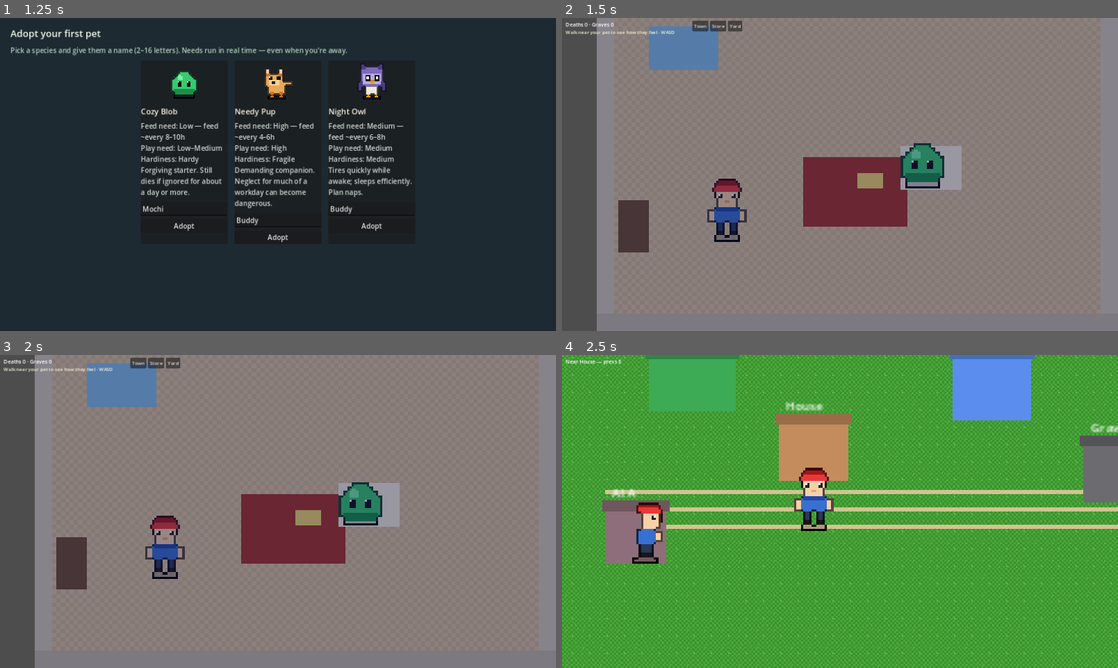
Above: before the commit, frames 1-4 (two rows, left to right).
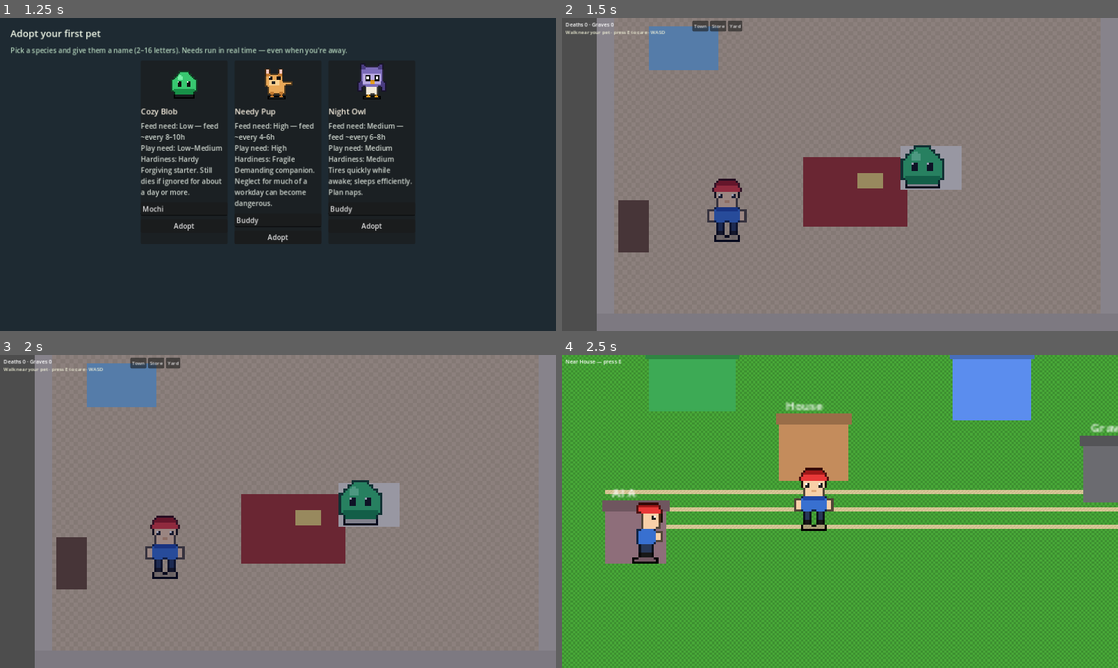
Above: after the commit, the same moments.

Repository: i-apologise/real-time-virtual-pet
Game: Godot game, scene res://scenes/main.tscn
Same seed, same stepped clock (60 frames per second), same inputs: the game is played once before the commit and once after it.
Inputs:
- Up to frame 1 (1.25 s): click "Got it — Adopt a Pet" at 0.5 s
- Up to frame 2 (1.5 s): click "Adopt" at 1.25 s
- Up to frame 3 (2 s): no input
- Up to frame 4 (2.5 s): click "Town" at 2 s

Frame 1 is identical in both runs. In frame 2, 0.3% of the frame differs, in the area x 8-69%, y 4-54%; in frame 3, 0.3%; in frame 4, 1.6%, in the area x 0-100%, y 0-100%.

Commit message:
feat: E-to-care menu, action anim frames, realistic dead pets + roadmap
- Near pet: press E to open care menu (1-6 only then); Esc closes
- Distinct trainer action sprites: feed/play/clean/sleep/wake/dig
- Slime reaction anims for eat/play/clean/sleep
- Dead poses: side-lying body, X-eyes, limp limbs, spirit mote
- Design roadmap: docs/design-presentation-quality-roadmap.md

Diff:
--- a/scenes/habitat/habitat.gd
+++ b/scenes/habitat/habitat.gd
@@ -35,6 +35,7 @@
 var _pet_stats_bg: Polygon2D
 var _pet_stats_label: Label
 var _near_pet: bool = false
+var _care_menu_open: bool = false
 
 
 func _ready() -> void:
@@ -268,7 +269,7 @@
 	_hint.position = Vector2(8, 24)
 	_hint.add_theme_font_size_override("font_size", 11)
 	_hint.add_theme_color_override("font_color", Color(0.95, 0.95, 0.85))
-	_hint.text = "WASD move · near pet to see needs · 1-6 care"
+	_hint.text = "WASD move · walk near pet · press E to care"
 	layer.add_child(_hint)
 
 	_toast = Label.new()
@@ -277,19 +278,22 @@
 	_toast.modulate = Color(1, 1, 0.6)
 	layer.add_child(_toast)
 
-	# Action bar only when near pet (and alive)
+	# Care menu: only after pressing E while near pet (not always-on)
 	_action_row = HBoxContainer.new()
-	_action_row.position = Vector2(8, 280)
+	_action_row.position = Vector2(8, 260)
 	_action_row.add_theme_constant_override("separation", 4)
 	_action_row.visible = false
 	layer.add_child(_action_row)
-	var labels := ["1 Feed", "2 Walk", "3 Play", "4 Clean", "5 Sleep", "6 Wake"]
-	var actions := ["feed", "walk", "play", "clean", "sleep", "wake"]
+	var labels := ["1 Feed", "2 Walk", "3 Play", "4 Clean", "5 Sleep", "6 Wake", "Esc Close"]
+	var actions := ["feed", "walk", "play", "clean", "sleep", "wake", "close"]
 	for i in actions.size():
 		var btn := Button.new()
 		btn.text = labels[i]
 		btn.add_theme_font_size_override("font_size", 11)
-		btn.pressed.connect(_on_care.bind(StringName(actions[i])))
+		if actions[i] == "close":
+			btn.pressed.connect(_close_care_menu)
+		else:
+			btn.pressed.connect(_on_care.bind(StringName(actions[i])))
 		_action_row.add_child(btn)
 
 	var nav := HBoxContainer.new()
@@ -375,26 +379,56 @@
 			var r: Dictionary = PetController.complete_burial("")
 			_show_toast("Buried." if r.get("ok", false) else str(r.get("reason", "")))
 			_refresh_all()
-	# door exit (left side gap)
-	if _human and _human.position.x < 40.0 and _human.position.y > 200.0:
-		if Input.is_action_just_pressed("interact"):
+	# E: open care when near pet; else town door
+	if Input.is_action_just_pressed("interact"):
+		if _near_pet and PetController.active_pet != null and str(PetController.active_pet.life_state) != "DEAD":
+			if _care_menu_open:
+				_close_care_menu()
+			else:
+				_open_care_menu()
+		elif _human and _human.position.x < 40.0 and _human.position.y > 200.0:
 			SceneRouter.go("town")
+
+
+func _close_care_menu() -> void:
+	_care_menu_open = false
+	if _action_row:
+		_action_row.visible = false
+
+
+func _open_care_menu() -> void:
+	if not _near_pet or PetController.active_pet == null:
+		_show_toast("Get closer to your pet, then press E")
+		return
+	var life := str(PetController.active_pet.life_state)
+	if life == "DEAD":
+		_show_toast("Your pet has passed — use Dig Grave")
+		return
+	_care_menu_open = true
+	_action_row.visible = true
+	_show_toast("Choose a care action")
 
 
 func _update_near_pet_ui() -> void:
 	if _human == null or _pet == null or not _pet.visible:
 		_near_pet = false
 		_pet_stats_root.visible = false
-		_action_row.visible = false
+		if not _care_menu_open and _action_row:
+			_action_row.visible = false
 		return
 	var dist := _human.global_position.distance_to(_pet.global_position)
 	_near_pet = dist <= NEAR_PET_DIST and PetController.active_pet != null
 	var life := ""
 	if PetController.active_pet:
 		life = str(PetController.active_pet.life_state)
+	# Leave care range → close menu
+	if not _near_pet and _care_menu_open:
+		_close_care_menu()
 	_pet_stats_root.visible = _near_pet and life != "DEAD"
-	_action_row.visible = _near_pet and life != "DEAD" and life != ""
-	if _near_pet and PetController.active_pet:
+	# Action bar only when menu opened with E (not merely near)
+	if _action_row and not _care_menu_open:
+		_action_row.visible = false
+	if _near_pet and PetController.active_pet and life != "DEAD":
 		_pet_stats_root.global_position = _pet.global_position
 		var p = PetController.active_pet
 		var cond := _condition_from_pet(p)
@@ -406,18 +440,22 @@
 			int(p.hygiene),
 			cond,
 		]
-		if _near_pet:
-			_hint.text = "Near %s — 1-6 to care · body shows how they feel" % p.name
+		_hint.text = "Near %s — press E to care (then 1-6)" % p.name
 	elif PetController.active_pet == null:
 		_hint.text = "Adopt a pet · WASD · E at door for town"
+	elif life == "DEAD":
+		_hint.text = "Your pet has passed — hold Dig Grave"
 	else:
-		_hint.text = "Walk near your pet to see how they feel · WASD"
+		_hint.text = "Walk near your pet · press E to care · WASD"
 
 
 func _unhandled_input(event: InputEvent) -> void:
 	if not (event is InputEventKey and event.pressed and not event.echo):
 		return
 	var k := event as InputEventKey
+	if k.keycode == KEY_ESCAPE:
+		_close_care_menu()
+		return
 	if k.keycode == KEY_F3:
 		_debug_visible = not _debug_visible
 		_debug.visible = _debug_visible
@@ -428,23 +466,28 @@
 		_dbg(3.0 * 86400.0)
 	elif k.keycode == KEY_F9:
 		_dbg(2.0 * 3600.0)
-	elif k.keycode == KEY_1:
+	# 1-6 only after E opens care menu near pet
+	elif _care_menu_open and k.keycode == KEY_1:
 		_on_care(&"feed")
-	elif k.keycode == KEY_2:
+	elif _care_menu_open and k.keycode == KEY_2:
 		_on_care(&"walk")
-	elif k.keycode == KEY_3:
+	elif _care_menu_open and k.keycode == KEY_3:
 		_on_care(&"play")
-	elif k.keycode == KEY_4:
+	elif _care_menu_open and k.keycode == KEY_4:
 		_on_care(&"clean")
-	elif k.keycode == KEY_5:
+	elif _care_menu_open and k.keycode == KEY_5:
 		_on_care(&"sleep")
-	elif k.keycode == KEY_6:
+	elif _care_menu_open and k.keycode == KEY_6:
 		_on_care(&"wake")
 
 
 func _on_care(action: StringName) -> void:
+	if not _care_menu_open and action != &"dig":
+		_show_toast("Press E near your pet to care")
+		return
 	if not _near_pet and action != &"dig":
 		_show_toast("Get closer to your pet")
+		_close_care_menu()
 		return
 	if _director and _director.is_busy():
 		_show_toast("…")
@@ -452,6 +495,8 @@
 	var r: Dictionary = _director.try_start_care(action)
 	if not r.get("ok", false):
 		_show_toast(str(r.get("reason", "no")))
+	else:
+		_close_care_menu()
 
 
 func _dbg(sec: float) -> void:
--- a/src/gameplay/care_director.gd
+++ b/src/gameplay/care_director.gd
@@ -1,6 +1,5 @@
 extends Node
-## Stages care: human walks to target, plays care anim on human+pet, then applies sim.
-## Instantiate via preload("res://src/gameplay/care_director.gd").new()
+## Care choreography: walk to pet → action-specific anim → apply sim.
 
 signal choreography_started(action: StringName)
 signal choreography_finished(action: StringName, result: Dictionary)
@@ -11,10 +10,10 @@
 var state: State = State.IDLE
 var human: CharacterBody2D
 var pet: CharacterBody2D
-var care_spots: Dictionary = {}  # action -> Vector2
+var care_spots: Dictionary = {}
 
 var _pending_action: StringName = &""
-var _result: Dictionary = {}
+var _finish_token: int = 0
 
 
 func setup(p_human: CharacterBody2D, p_pet: CharacterBody2D, spots: Dictionary = {}) -> void:
@@ -38,15 +37,9 @@
 		return {"ok": false, "reason": &"NO_ACTORS"}
 	if PetController.active_pet == null:
 		return {"ok": false, "reason": &"NO_ACTIVE_PET"}
-
-	# Pre-validate without applying (dry call by attempting — CareActions mutates;
-	# so we only gate obvious cases here; actual apply after anim)
 	var life: String = str(PetController.active_pet.life_state)
 	if life == "DEAD" and action != &"dig":
 		return {"ok": false, "reason": &"PET_DEAD"}
-	if action != &"wake" and action != &"dig" and PetController.active_pet.is_sleeping() and action != &"sleep":
-		if action != &"sleep":
-			pass  # CareActions will fail if needed
 
 	_pending_action = action
 	state = State.WALKING
@@ -59,7 +52,6 @@
 		target = care_spots[String(action)] as Vector2
 	toast.emit("%s…" % str(action).capitalize())
 	if human.global_position.distance_to(target) <= 14.0:
-		# Already close — skip walk path
 		call_deferred("_on_human_arrived")
 	else:
 		human.walk_to(target)
@@ -73,15 +65,20 @@
 	var anim := _action_to_anim(_pending_action)
 	human.play_anim(anim)
 	_play_pet_reaction(_pending_action)
-	# Fallback timer if animation_finished unreliable for short clips
-	get_tree().create_timer(0.85).timeout.connect(_finish_acting, CONNECT_ONE_SHOT)
+	_finish_token += 1
+	var token := _finish_token
+	# ~4 frames at 8fps ≈ 0.5s + hold
+	get_tree().create_timer(1.05).timeout.connect(func():
+		if token == _finish_token:
+			_finish_acting()
+	, CONNECT_ONE_SHOT)
 
 
 func _on_human_anim_finished(anim_name: StringName) -> void:
 	if state != State.ACTING:
 		return
 	var expected := _action_to_anim(_pending_action)
-	if anim_name == expected or String(anim_name) in ["feed", "play", "clean", "sleep", "wake", "dig"]:
+	if anim_name == expected or String(anim_name) in ["feed", "play", "clean", "sleep", "wake", "dig", "walk_care"]:
 		_finish_acting()
 
 
@@ -91,29 +88,34 @@
 	state = State.IDLE
 	var action := _pending_action
 	_pending_action = &""
-	_result = {}
+	var result: Dictionary = {}
 	if action == &"dig":
-		# Dig is hold ritual in habitat; choreography optional visual only
-		_result = {"ok": true, "staged_only": true}
+		result = {"ok": true, "staged_only": true}
 	else:
-		_result = PetController.request_care(action)
+		# map walk care to walk action in sim
+		var sim_action := action
+		if action == &"walk_care":
+			sim_action = &"walk"
+		result = PetController.request_care(sim_action if action != &"walk" else &"walk")
 	human.set_busy(false)
 	pet.set_busy(false)
 	human.play_idle()
 	_sync_pet_mood_anim()
-	if _result.get("ok", false):
+	if result.get("ok", false):
 		toast.emit("%s done" % str(action).capitalize())
 	else:
-		toast.emit("%s failed: %s" % [str(action), str(_result.get("reason", ""))])
-	choreography_finished.emit(action, _result)
+		toast.emit("%s failed: %s" % [str(action), str(result.get("reason", ""))])
+	choreography_finished.emit(action, result)
 
 
 func _action_to_anim(action: StringName) -> StringName:
 	match String(action):
 		"feed":
 			return &"feed"
-		"play", "walk":
+		"play":
 			return &"play"
+		"walk":
+			return &"play"  # outdoor-ish play motion; dedicated walk_care available
 		"clean":
 			return &"clean"
 		"sleep":
@@ -135,7 +137,7 @@
 		"play", "walk":
 			pet.play_anim(&"play")
 		"clean":
-			pet.play_anim(&"happy")
+			pet.play_anim(&"clean")
 		"sleep":
 			pet.play_anim(&"sleep")
 		"wake":
@@ -153,8 +155,10 @@
 		pet.play_anim(&"dead")
 	elif p.is_sleeping():
 		pet.play_anim(&"sleep")
-	elif life == "DYING" or life == "CRITICAL":
-		pet.play_anim(&"sad")
+	elif life == "DYING" or p.hunger <= 0.0:
+		pet.play_anim(&"weak")
+	elif life == "CRITICAL" or p.hunger < 25.0:
+		pet.play_anim(&"hungry")
 	elif p.happiness >= 70.0:
 		pet.play_anim(&"happy")
 	else:
--- a/src/gameplay/sprite_factory.gd
+++ b/src/gameplay/sprite_factory.gd
@@ -1,5 +1,5 @@
 extends RefCounted
-## Loads hand-authored 32x32 overworld PNGs (Pokemon-readable silhouettes).
+## Loads 32x32 overworld PNGs (trainer, pets, action poses, dead states).
 
 
 static func human_frames() -> SpriteFrames:
@@ -18,15 +18,22 @@
 		sf.add_frame(walk, _load("trainer_%s_idle.png" % dir))
 		sf.add_frame(walk, _load("trainer_%s_walk2.png" % dir))
 		sf.add_frame(walk, _load("trainer_%s_idle.png" % dir))
-	# Care actions: reuse down-facing frames with slight variation via idle/walk
 	for action in ["feed", "play", "clean", "sleep", "wake", "dig"]:
 		sf.add_animation(action)
-		sf.set_animation_speed(action, 7.0)
+		sf.set_animation_speed(action, 8.0)
 		sf.set_animation_loop(action, false)
-		sf.add_frame(action, _load("trainer_down_idle.png"))
-		sf.add_frame(action, _load("trainer_down_walk1.png"))
-		sf.add_frame(action, _load("trainer_down_walk2.png"))
-		sf.add_frame(action, _load("trainer_down_idle.png"))
+		for i in 4:
+			var path := "trainer_act_%s_%d.png" % [action, i]
+			if action == "walk":
+				path = "trainer_act_play_%d.png" % i
+			sf.add_frame(action, _load(path))
+	# walk care uses play anim on human
+	if not sf.has_animation("walk_care"):
+		sf.add_animation("walk_care")
+		sf.set_animation_speed("walk_care", 8.0)
+		sf.set_animation_loop("walk_care", false)
+		for i in 4:
+			sf.add_frame("walk_care", _load("trainer_act_play_%d.png" % i))
 	return sf
 
 
@@ -40,38 +47,39 @@
 		_:
 			prefix = "slime"
 	var sf := SpriteFrames.new()
-	for anim in ["idle", "hungry", "weak", "happy", "sad", "sleep", "eat", "play", "dead", "walk"]:
+	for anim in ["idle", "hungry", "weak", "happy", "sad", "sleep", "eat", "play", "dead", "walk", "clean"]:
 		sf.add_animation(anim)
-		sf.set_animation_speed(anim, 5.0 if anim != "dead" else 1.0)
-		sf.set_animation_loop(anim, anim not in ["dead", "eat"])
+		sf.set_animation_speed(anim, 6.0 if anim != "dead" else 1.0)
+		sf.set_animation_loop(anim, anim not in ["dead", "eat", "clean", "play"])
+		if anim == "dead":
+			sf.add_frame(anim, _load("%s_dead_0.png" % prefix))
+			continue
+		# action-specific slime frames when available
+		if prefix == "slime" and anim in ["eat", "play", "clean", "sleep"]:
+			for i in 4:
+				sf.add_frame(anim, _load("slime_act_%s_%d.png" % [anim, i]))
+			continue
 		var file_anim: String = anim
-		# map missing variants to exported PNGs
-		if anim == "sad" or anim == "hungry":
+		if anim == "sad":
 			file_anim = "hungry"
-		elif anim == "weak":
-			file_anim = "weak"
-		elif anim == "eat" or anim == "play" or anim == "happy":
-			file_anim = "happy"
-		elif anim == "walk" or anim == "idle":
+		elif anim in ["eat", "play", "happy", "clean"]:
+			file_anim = "happy" if anim != "clean" else "idle"
+		elif anim in ["walk", "idle"]:
 			file_anim = "idle"
 		elif anim == "sleep":
 			file_anim = "sleep"
-		elif anim == "dead":
-			file_anim = "dead"
+		elif anim == "weak":
+			file_anim = "weak"
+		elif anim == "hungry":
+			file_anim = "hungry"
 		else:
 			file_anim = "idle"
-		var n := 1 if anim == "dead" else 2
-		for i in n:
-			var path := "%s_%s_%d.png" % [prefix, file_anim, i]
-			if not ResourceLoader.exists("res://assets/sprites/" + path) and not FileAccess.file_exists("res://assets/sprites/" + path):
-				# fallback idle
-				path = "%s_idle_%d.png" % [prefix, i % 2]
-			sf.add_frame(anim, _load(path))
+		for i in 2:
+			sf.add_frame(anim, _load("%s_%s_%d.png" % [prefix, file_anim, i]))
 	return sf
 
 
 static func make_tile(kind: String) -> Texture2D:
-	# Prefer procedural tiles still (small)
 	var img := Image.create(16, 16, false, Image.FORMAT_RGBA8)
 	match kind:
 		"grass":
@@ -79,8 +87,6 @@
 				for x in 16:
 					var base := Color("48A838") if ((x / 2) + (y / 2)) % 2 == 0 else Color("3D9030")
 					img.set_pixel(x, y, base)
-			for t in [[2, 3], [9, 2], [5, 10], [12, 8], [3, 13], [14, 12]]:
-				img.set_pixel(t[0], t[1], Color("5BC448"))
 		"path":
 			for y in 16:
 				for x in 16:
@@ -102,12 +108,11 @@
 		var tex: Texture2D = load(path) as Texture2D
 		if tex:
 			return tex
-	# FileAccess fallback for first import
-	if FileAccess.file_exists(path):
-		var img := Image.load_from_file(ProjectSettings.globalize_path(path))
+	var abs_path := ProjectSettings.globalize_path(path)
+	if FileAccess.file_exists(path) or FileAccess.file_exists(abs_path):
+		var img := Image.load_from_file(abs_path)
 		if img:
 			return ImageTexture.create_from_image(img)
-	# transparent 32x32 fallback
 	var blank := Image.create(32, 32, false, Image.FORMAT_RGBA8)
-	blank.fill(Color(1, 0, 1, 0.5))
+	blank.fill(Color(1, 0, 1, 0.4))
 	return ImageTexture.create_from_image(blank)
Binary file changed: assets/sprites/owl_dead_0.png
Binary file changed: assets/sprites/owl_dead_1.png
Binary file changed: assets/sprites/puppy_dead_0.png
Binary file changed: assets/sprites/puppy_dead_1.png
Binary file added: assets/sprites/slime_act_clean_0.png
Binary file added: assets/sprites/slime_act_clean_1.png
Binary file added: assets/sprites/slime_act_clean_2.png
Binary file added: assets/sprites/slime_act_clean_3.png
Binary file added: assets/sprites/slime_act_eat_0.png
Binary file added: assets/sprites/slime_act_eat_1.png
Binary file added: assets/sprites/slime_act_eat_2.png
Binary file added: assets/sprites/slime_act_eat_3.png
(and 36 more such lines)
